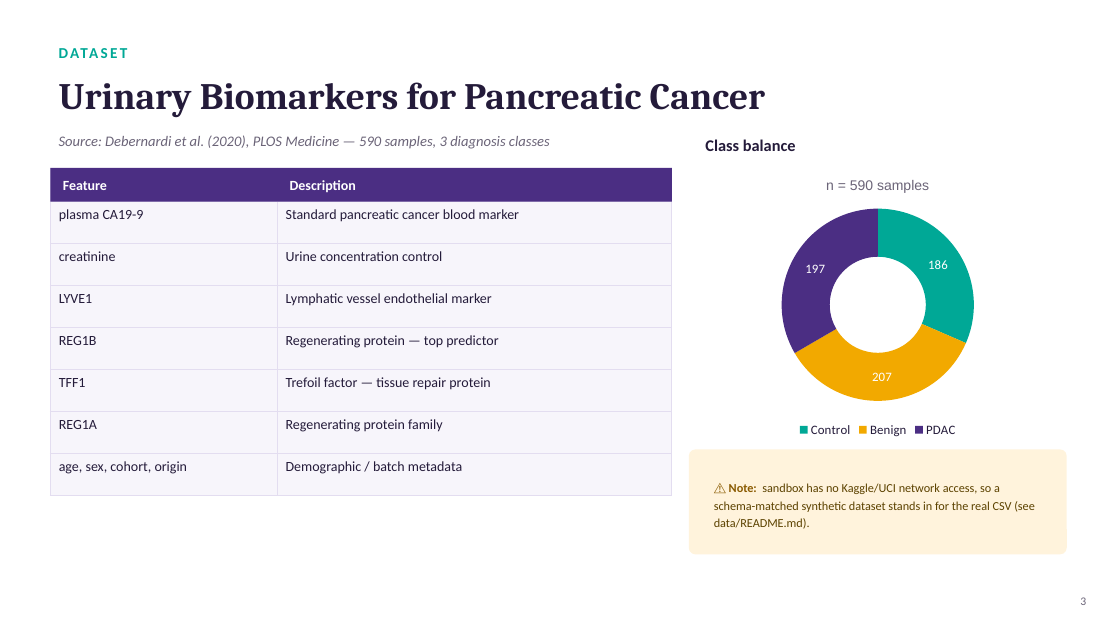
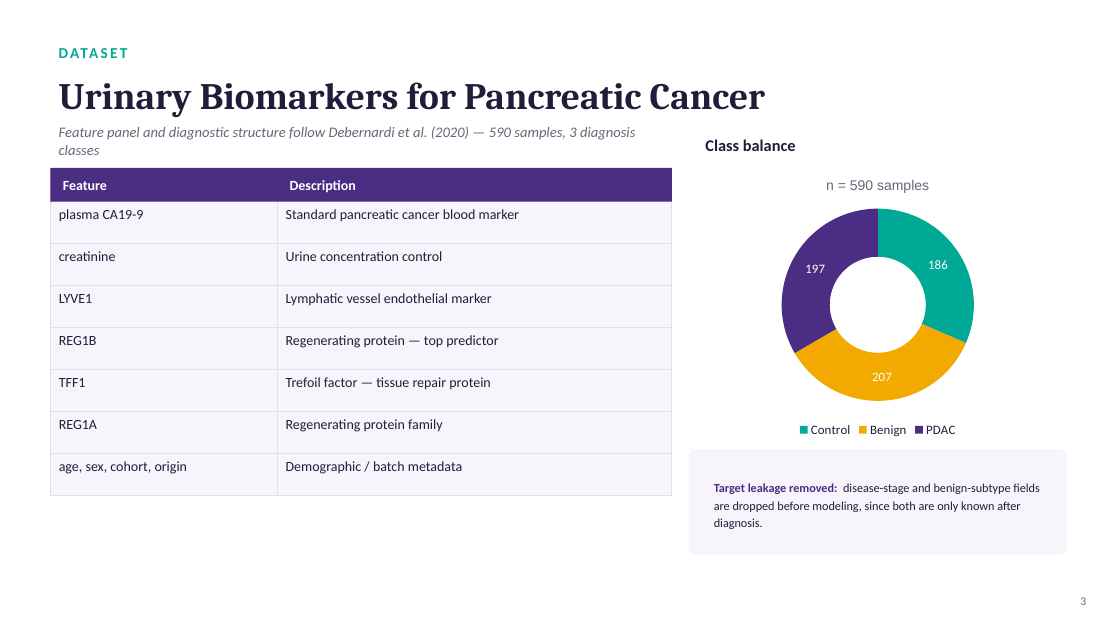
Before and after one commit to kareem1207/Early-Stage-Pancreatic-Cancer-Detection-Using-Random-Forest-Classification, a slide deck: slide 4 of reports/presentation.pptx (slide 3 before the commit). Drawn at 1120x630 pixels with LibreOffice and Linux fonts; fonts in the diff are those of the drawing. Boxes give left, top, right and bottom in pixels: in the first picture for what was removed or moved away, otherwise in the second. Text is boxed around its words. In the diff, an @@ line names an element or a change of style, - is before the commit and + after.

```diff
--- a/reports/presentation.pptx
+++ b/reports/presentation.pptx
@@ text at [59,126,635,155]: text changed @@
-Source: Debernardi et al. (2020), PLOS Medicine — 590 samples, 3 diagnosis classes
+Feature panel and diagnostic structure follow Debernardi et al. (2020) — 590 samples, 3 diagnosis classes
@@ rounded rectangle at [689,450,1067,555]: fill #FFF3DC to #F7F5FB @@
@@ text at [714,483,1039,529]: text changed; text colour #5C4200 to #241B3A @@
-⚠ Note: sandbox has no Kaggle/UCI network access, so a schema-matched synthetic dataset stands in for the real CSV (see data/README.md).
+Target leakage removed: disease-stage and benign-subtype fields are dropped before modeling, since both are only known after diagnosis.
```
Also in this commit, not shown: 10 other slides changed, 4 slides added.
